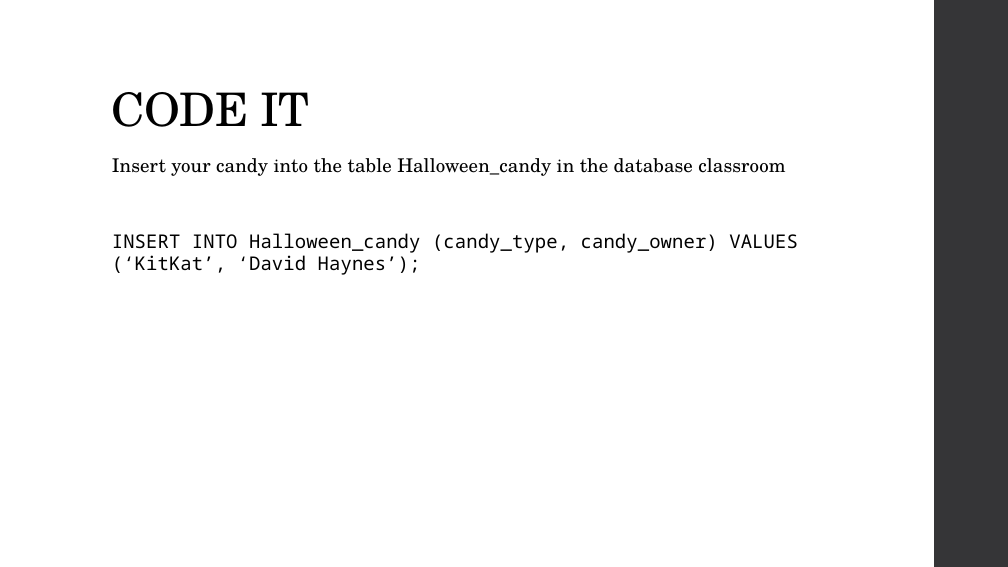
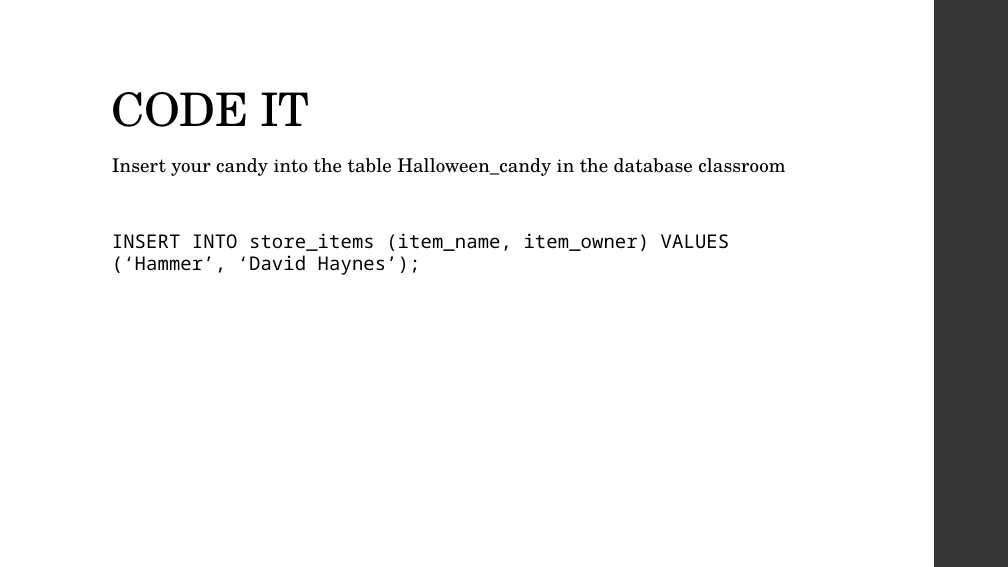
Before and after one commit to MGIS-UMN/GIS5577_week3, a slide deck: slide 15 of Database_Management.odp. Drawn at 1008x567 pixels with LibreOffice and Linux fonts; fonts in the diff are those of the drawing. Boxes give left, top, right and bottom in pixels: in the first picture for what was removed or moved away, otherwise in the second. Text is boxed around its words. In the diff, an @@ line names an element or a change of style, - is before the commit and + after.

Commit message:
Updated for 2024 - removed candy example

```diff
--- a/Database_Management.odp
+++ b/Database_Management.odp
@@ text at bbox=[112, 233, 730, 275]: text changed @@
-INSERT INTO Halloween_candy (candy_type, candy_owner) VALUES (‘KitKat’, ‘David Haynes’);
+INSERT INTO store_items (item_name, item_owner) VALUES (‘Hammer’, ‘David Haynes’);
```
Also in this commit, not shown: 12 other slides changed.
